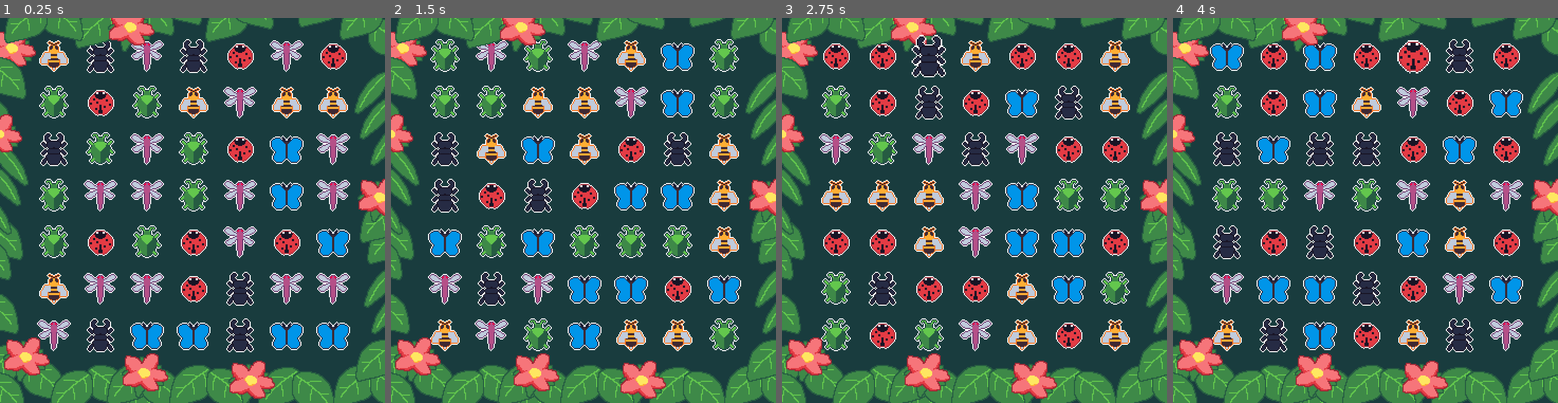
Above: before the commit, frames 1-4 (left to right).
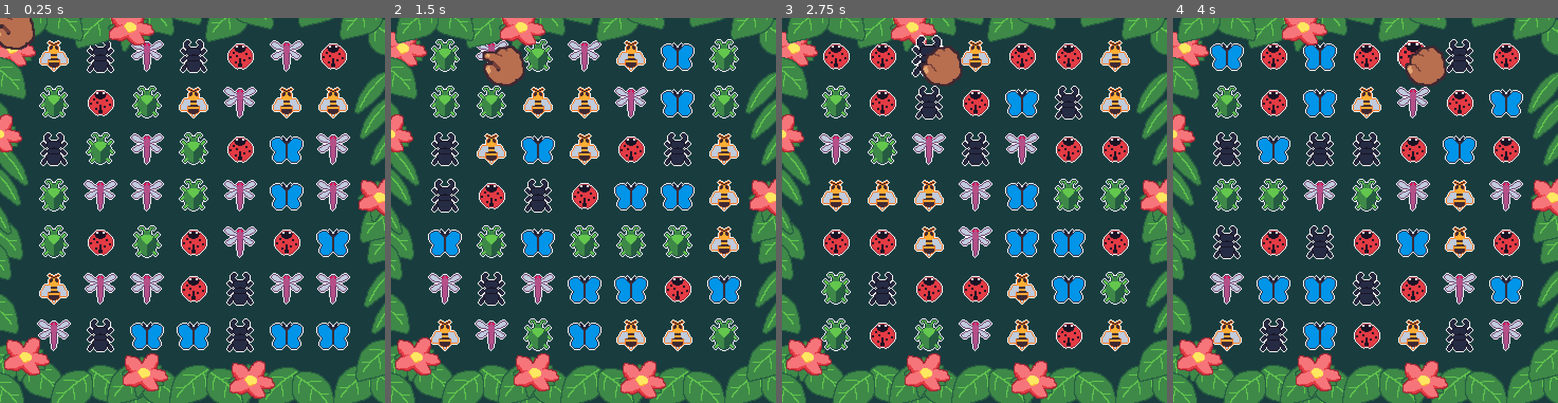
Above: after the commit, the same moments.

Repository: rthurmed/Match3
Game: Godot game, scene res://src/Game.tscn
Two runs of this game, one before a commit and one after it. Both use one fixed random seed, a clock stepped at 60 frames per second and the inputs below.
Inputs (mouse positions are in pixels of both pictures, inside the frame that each line leads up to):
- Up to frame 1 (0.25 s): no input
- Up to frame 2 (1.5 s): tap Enter at 0.5 s; move the mouse to (444, 56) at 0.52 s; press the mouse at (444, 56) at 0.53 s; tap R (reset) at 1.25 s; move the mouse to (491, 56) at 1.27 s; release the mouse at (491, 56) at 1.28 s; click (491, 56) at 1.35 s
- Up to frame 3 (2.75 s): tap R (reset) at 2 s; move the mouse to (928, 56) at 2.02 s; press the mouse at (928, 56) at 2.03 s
- Up to frame 4 (4 s): tap R (reset) at 2.75, 3.5 s; move the mouse to (1365, 56) at 2.77 s; release the mouse at (1365, 56) at 2.78 s; click (1365, 56) at 2.85 s; move the mouse to (1411, 56) at 3.52 s; press the mouse at (1411, 56) at 3.53 s

The runs differ from the first frame. In frame 1, 0.7% of the frame differs, in the area x 0-10%, y 0-9%; in frame 2, 0.9%, in the area x 23-35%, y 7-18%; in frame 3, 0.9%; in frame 4, 0.9%.

Commit message:
Added cursor

Diff:
--- a/src/Game.tscn
+++ b/src/Game.tscn
@@ -1,10 +1,11 @@
-[gd_scene load_steps=6 format=2]
+[gd_scene load_steps=7 format=2]
 
 [ext_resource path="res://src/Game.gd" type="Script" id=1]
 [ext_resource path="res://assets/leaves1.tres" type="Texture" id=2]
 [ext_resource path="res://assets/leaves2.tres" type="Texture" id=3]
 [ext_resource path="res://assets/leaves3.tres" type="Texture" id=4]
 [ext_resource path="res://assets/sfx/pop.wav" type="AudioStream" id=5]
+[ext_resource path="res://src/Hand.tscn" type="PackedScene" id=6]
 
 [node name="Game" type="Node2D"]
 script = ExtResource( 1 )
@@ -258,3 +259,6 @@
 
 [node name="Pop" type="AudioStreamPlayer" parent="Audio"]
 stream = ExtResource( 5 )
+
+[node name="Hand" parent="." instance=ExtResource( 6 )]
+z_index = 300
--- /dev/null
+++ b/src/Hand.gd
@@ -0,0 +1,16 @@
+extends Node2D
+
+
+func _input(event):
+	if event is InputEventMouseButton:
+		var animate = "hold" if event.pressed else "default"
+		$AnimatedSprite.play(animate)
+	pass
+
+
+func _ready():
+	Input.set_mouse_mode(Input.MOUSE_MODE_HIDDEN)
+
+
+func _process(delta):
+	global_position = get_global_mouse_position()
--- /dev/null
+++ b/src/Hand.tscn
@@ -0,0 +1,32 @@
+[gd_scene load_steps=6 format=2]
+
+[ext_resource path="res://assets/hand-Sheet.png" type="Texture" id=1]
+[ext_resource path="res://src/Hand.gd" type="Script" id=2]
+
+[sub_resource type="AtlasTexture" id=5]
+atlas = ExtResource( 1 )
+region = Rect2( 128, 0, 64, 64 )
+
+[sub_resource type="AtlasTexture" id=4]
+atlas = ExtResource( 1 )
+region = Rect2( 64, 0, 64, 64 )
+
+[sub_resource type="SpriteFrames" id=3]
+animations = [ {
+"frames": [ SubResource( 5 ) ],
+"loop": true,
+"name": "default",
+"speed": 5.0
+}, {
+"frames": [ SubResource( 4 ) ],
+"loop": true,
+"name": "hold",
+"speed": 5.0
+} ]
+
+[node name="Hand" type="Node2D"]
+script = ExtResource( 2 )
+
+[node name="AnimatedSprite" type="AnimatedSprite" parent="."]
+position = Vector2( 1.32867, 1.32867 )
+frames = SubResource( 3 )
Binary file added: assets/hand-Sheet.png
Not shown, added: assets/hand-Sheet.png.import
